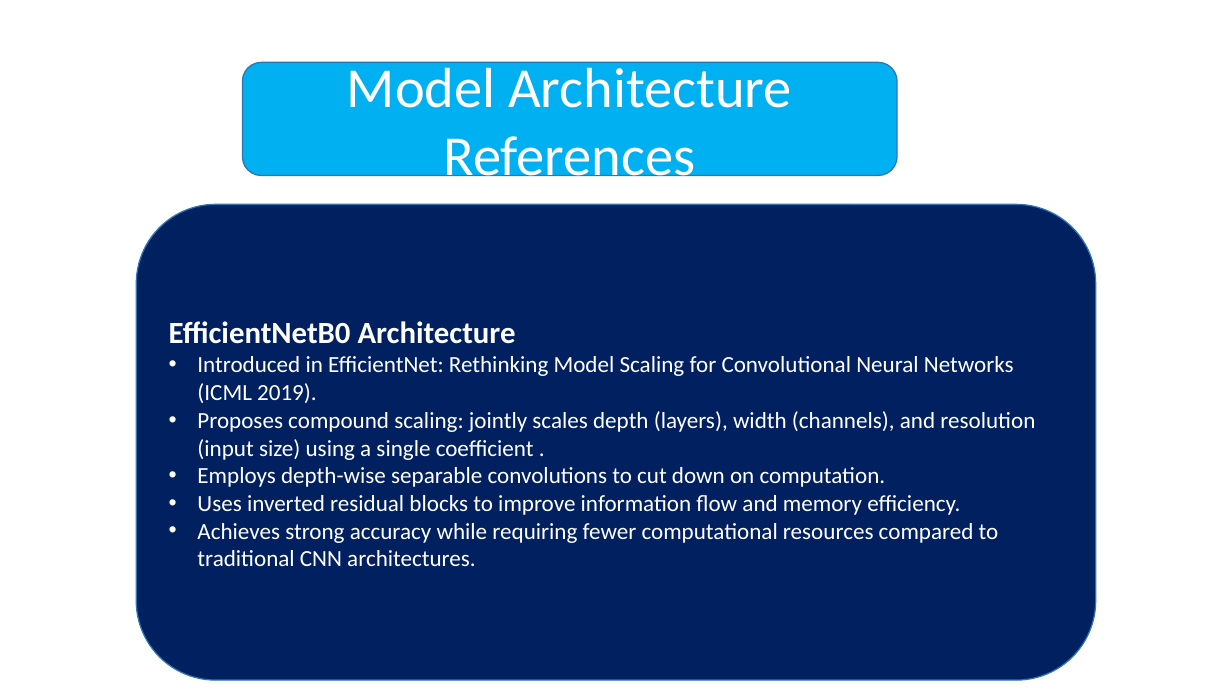
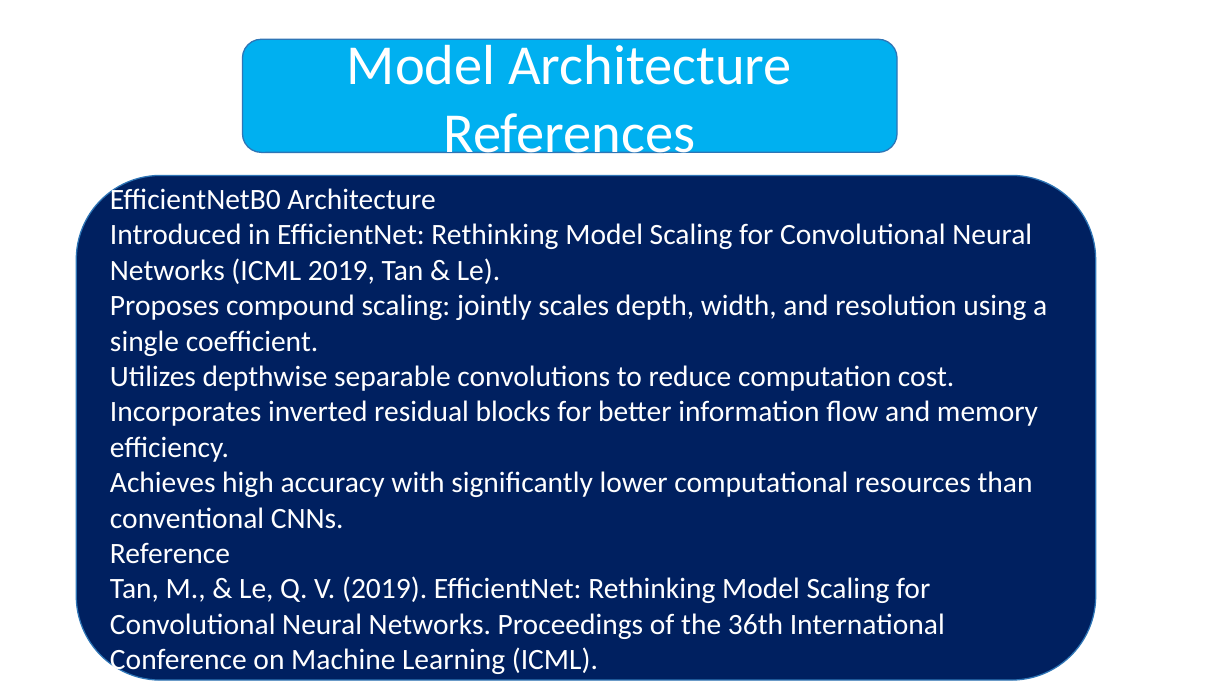
Before and after one commit to SpringBoardMentor0781j/Dermal_Scan_Project_2025, a slide deck: slide 17 of docs/Presentation1.pptx (slide 14 before the commit). Drawn at 1232x693 pixels with LibreOffice and Linux fonts; fonts in the diff are those of the drawing; background and template pictures are left out. Boxes give left, top, right and bottom in pixels: in the first picture for what was removed or moved away, otherwise in the second. Text is boxed around its words. In the diff, an @@ line names an element or a change of style, - is before the commit and + after.

```diff
--- a/docs/Presentation1.pptx
+++ b/docs/Presentation1.pptx
@@ rounded rectangle "Model Architecture References": place and size @@
-rounded rectangle "Model Architecture References" at [242,63,897,176]
+rounded rectangle "Model Architecture References" at [242,39,897,152]
@@ rounded rectangle "EfficientNetB0 Architecture": place and size @@
-rounded rectangle "EfficientNetB0 Architecture" at [137,204,1096,680]
+rounded rectangle "EfficientNetB0 Architecture" at [76,176,1095,680]
@@ text in rounded rectangle at [110,184,435,210]: size 24 to 23 pt, bold off in "EfficientNetB0 Architecture" @@
@@ text in rounded rectangle at [110,223,1047,677]: text changed; size 18 to 23 pt @@
-• Introduced in EfficientNet: Rethinking Model Scaling for Convolutional Neural Networks (ICML 2019).
-• Proposes compound scaling: jointly scales depth (layers), width (channels), and resolution (input size) using a single coefficient .
-• Employs depth-wise separable convolutions to cut down on computation.
-• Uses inverted residual blocks to improve information flow and memory efficiency.
-• Achieves strong accuracy while requiring fewer computational resources compared to traditional CNN architectures.
+Introduced in EfficientNet: Rethinking Model Scaling for Convolutional Neural Networks (ICML 2019, Tan & Le).
+Proposes compound scaling: jointly scales depth, width, and resolution using a single coefficient.
+Utilizes depthwise separable convolutions to reduce computation cost.
+Incorporates inverted residual blocks for better information flow and memory efficiency.
+Achieves high accuracy with significantly lower computational resources than conventional CNNs.
+Reference
+Tan, M., & Le, Q. V. (2019). EfficientNet: Rethinking Model Scaling for Convolutional Neural Networks. Proceedings of the 36th International Conference on Machine Learning (ICML).
```
Also in this commit, not shown: 9 other slides changed, 4 slides added, 4 other files.
